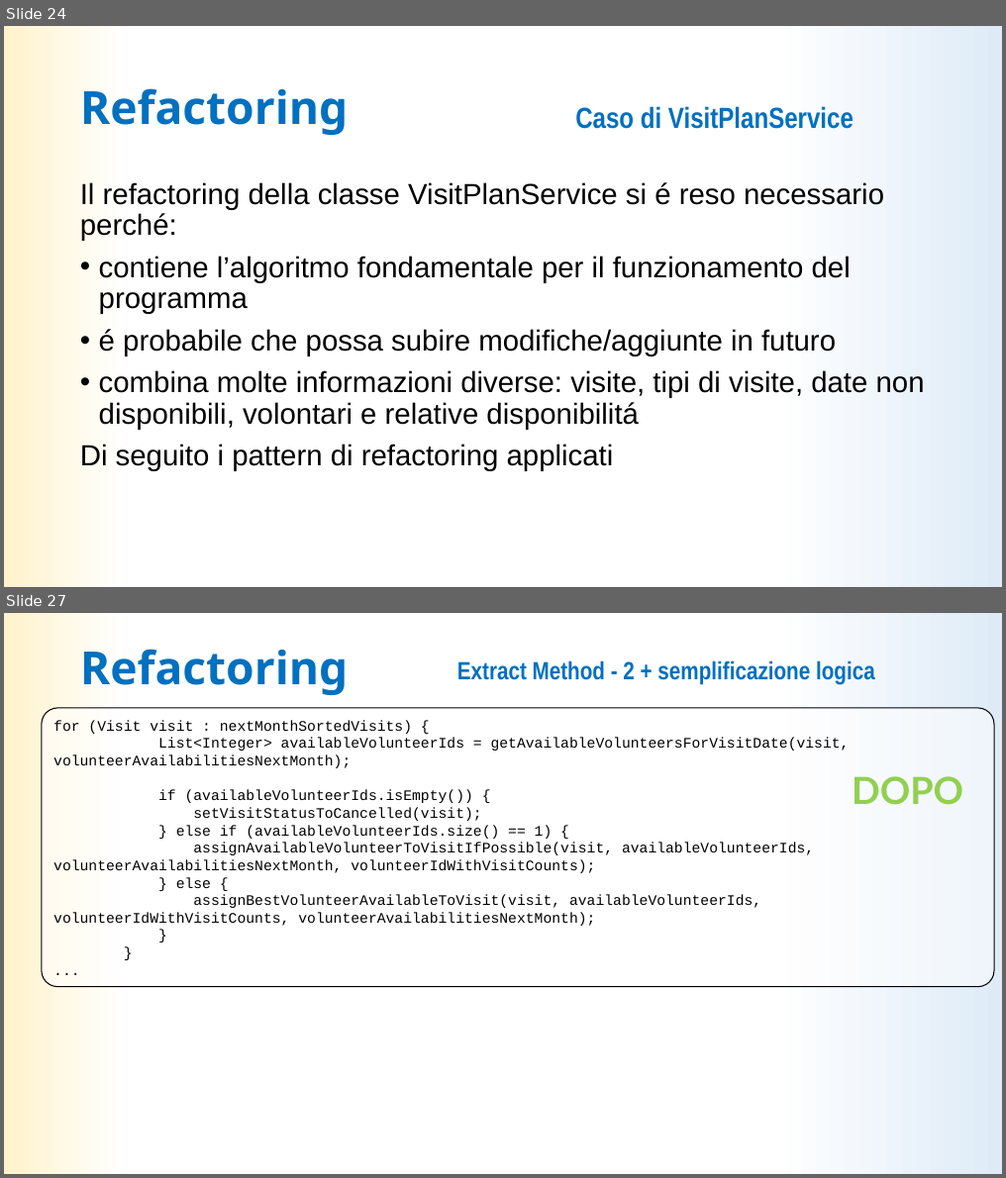
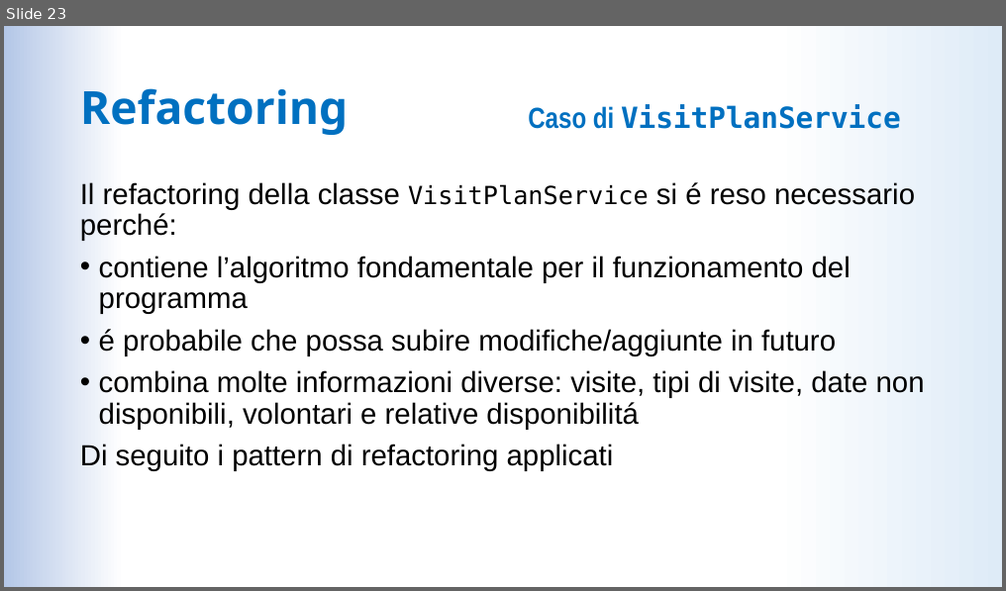
Before and after one commit to LDolzanelli/progettoIngegneria, a slide deck: doc/Presentazione/Presentazione_ingsw_parteB.pptx. Shown one above the other, each under a label of ours: slides 24 and 27 before the commit, slide 23 after it; the slides between them are not shown. The pictures are 1006x1178 and 1006x591 pixels, drawn with LibreOffice and Linux fonts; fonts in the diff are those of the drawing. Boxes give left, top, right and bottom in pixels: in the first picture for what was removed or moved away, otherwise in the second. Text is boxed around its words. In the diff, an @@ line names an element or a change of style, - is before the commit and + after.

```diff
--- a/doc/Presentazione/Presentazione_ingsw_parteB.pptx
+++ b/doc/Presentazione/Presentazione_ingsw_parteB.pptx
@@ slide 27 removed at (4, 613, 1002, 1174), background gradient #DEEBF7 to #FFFFFF to #FFF2CC @@
@@ title removed at (80, 649, 349, 695) @@
-Refactoring
@@ text removed at (457, 661, 875, 685) @@
-Extract Method - 2 + semplificazione logica
@@ rounded rectangle removed at (42, 708, 994, 987) @@
-for (Visit visit : nextMonthSortedVisits) {
-List<Integer> availableVolunteerIds = getAvailableVolunteersForVisitDate(visit, volunteerAvailabilitiesNextMonth);
-if (availableVolunteerIds.isEmpty()) {
-setVisitStatusToCancelled(visit);
-} else if (availableVolunteerIds.size() == 1) {
-assignAvailableVolunteerToVisitIfPossible(visit, availableVolunteerIds, volunteerAvailabilitiesNextMonth, volunteerIdWithVisitCounts);
-} else {
-assignBestVolunteerAvailableToVisit(visit, availableVolunteerIds, volunteerIdWithVisitCounts, volunteerAvailabilitiesNextMonth);
-}
-}
-...
@@ text removed at (851, 776, 963, 805) @@
-DOPO
@@ what was slide 24 is now slide 23 @@
@@ slide 23 changed as well @@
@@ background gradient #DEEBF7 to #FFFFFF to #FFF2CC to gradient #DEEBF7 to #FFFFFF to #B4C7E7 @@
@@ text "Caso di VisitPlanService" at (528, 104, 901, 129): font Arial Narrow to DejaVu Sans Mono in "VisitPlanService" @@
@@ text at (80, 182, 915, 241): size 28 to 24 pt, font Arial to DejaVu Sans Mono in "VisitPlanService" @@
```
Also in this commit, not shown: 26 other slides changed, 1 slide added, 1 other slide removed.
